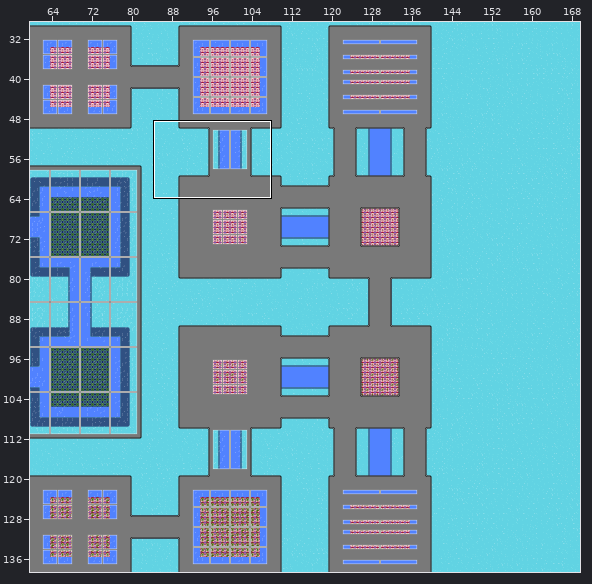
Two states of a Tiled map, Assets/Ready/TileMaps/Level_43.tmx. Above: a wide view before the commit, with the close-up outlined.
Close-up. Before:
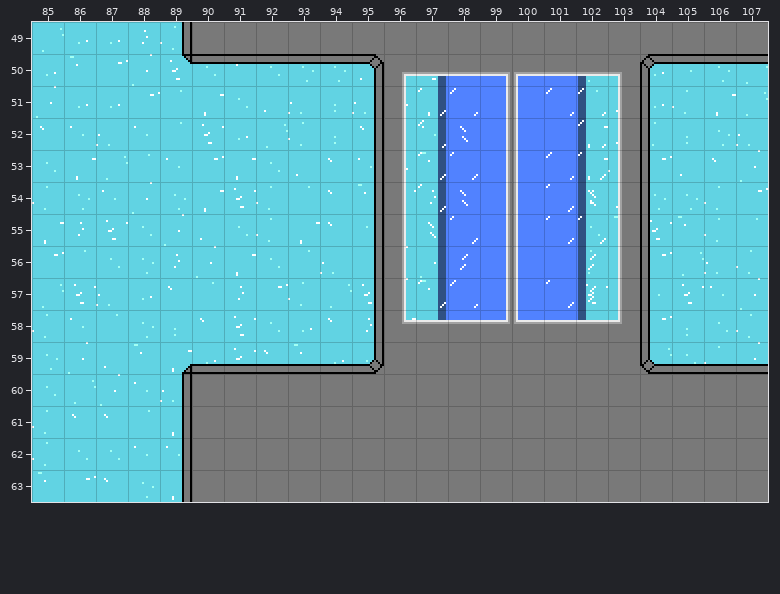
Cells are 16x16 px. Shown: x 85..107, y 49..63. The commit also changed other parts of the map, which this record leaves out.
And afterwards:
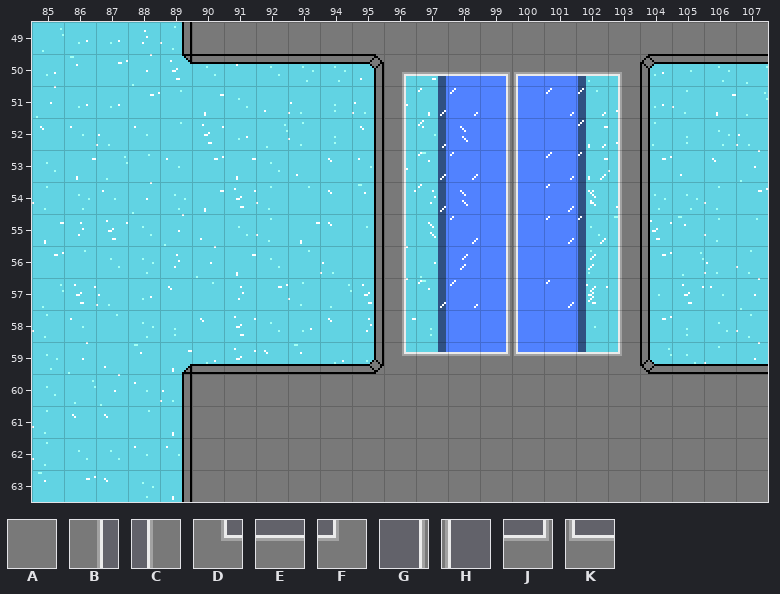
Key: from "4x": A 113, B 131, C 134, D 163, E 164, F 166, G 227, H 228, J 243, K 244.
_ is an empty cell.
Change:
Layer "Floor":
y 58: x 96..103 DEEJKEEF -> B__GH__C
y 59: x 96..103 AAAAAAAA -> DEEJKEEF
Boxes around the changes in both close-ups, in picture pixels (x1, y1, x2, y2):
changed: (402, 320, 622, 356)
